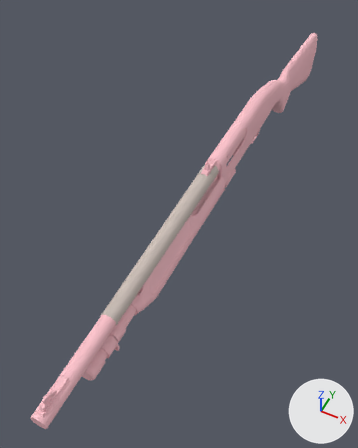
What one commit did to the Blender file vanilla weapons edits/bekas/bekas.blend.
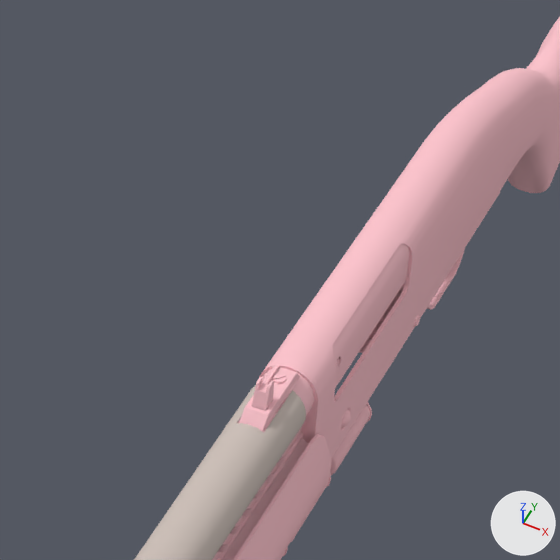
There are two pictures of each version: one whole from a 50 mm camera at (6.63, -43.48, 19.35) aimed at (-2.97, -24.27, -4.66), one close up on the part from 38% to 80% of the width and 14% to 47% of the height. The axes (+X, +Y, +Z) are drawn at lower right. The lights are the same throughout.

The first close-up shows 'v_bekas_reference'.
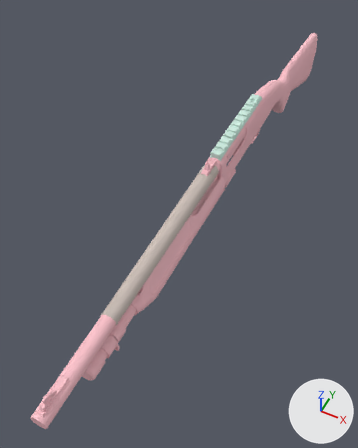
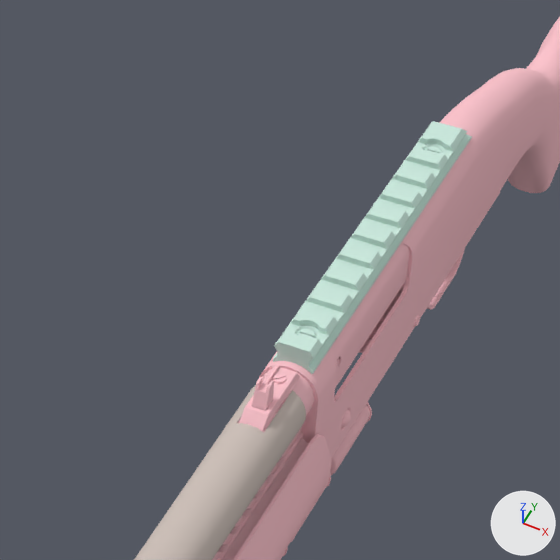
Changed parts and their boxes [x1, y1, x2, y2] in the close-ups (560 x 560 px):
'rail', added: after [273, 121, 472, 374]

Patch to the scene script:
```diff
--- a/vanilla weapons edits/bekas/bekas.blend.py
+++ b/vanilla weapons edits/bekas/bekas.blend.py
@@ mat_body_diffuse @@
+mat_body_diffuse = diffuse_material('body_diffuse')
+mat_body_diffuse.base_color = (0.607, 0.822, 0.734)  # white #cceade
@@ me_rail @@
+me_rail.from_pydata(...)  # 318 vertices, 496 faces; spans x -1.57..-0.91, y -23.13..-16.16, z 0.6..1.02
+me_rail.materials.append(mat_body_diffuse)  # white #cceade
@@ ob_rail @@
+ob_rail = bpy.data.objects.new('rail', me_rail)
+ob_rail.location = (0.0, 0.0, 0.0)
```
